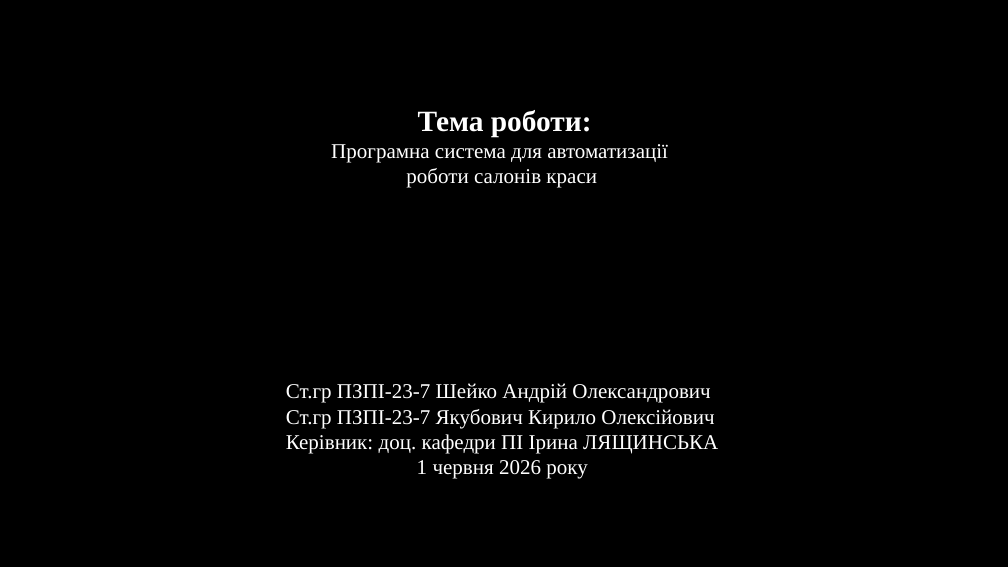
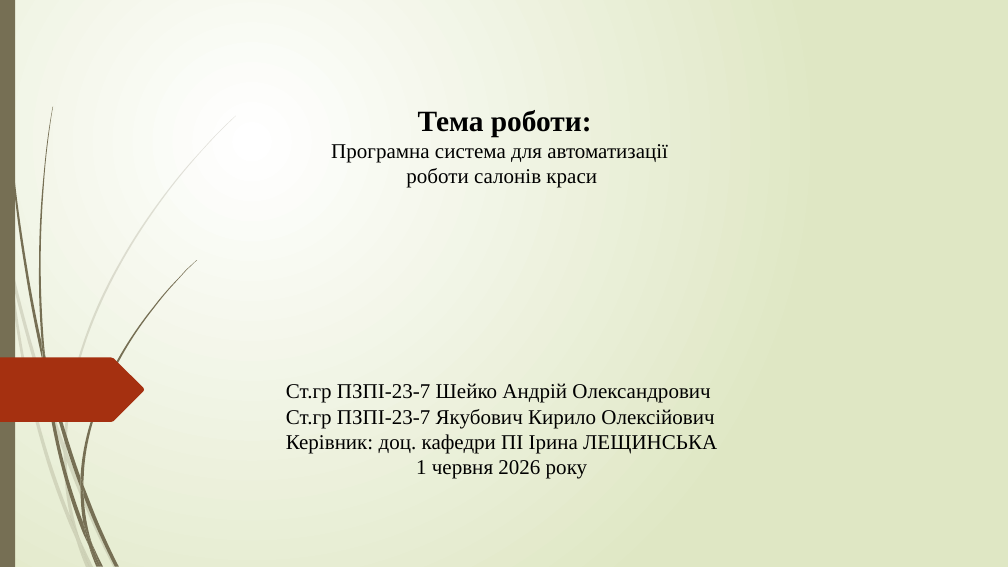
Before and after one commit to NureSheikoAndrii/2026_kkp-project, a slide deck: slide 1 of 2026_Б_ПІ_ПЗПІ-23-7_Шейко_А_О.pptx. Drawn at 1008x567 pixels with LibreOffice and Linux fonts; fonts in the diff are those of the drawing; background and template pictures are left out. Boxes give left, top, right and bottom in pixels: in the first picture for what was removed or moved away, otherwise in the second. Text is boxed around its words. In the diff, an @@ line names an element or a change of style, - is before the commit and + after.

```diff
--- a/2026_Б_ПІ_ПЗПІ-23-7_Шейко_А_О.pptx
+++ b/2026_Б_ПІ_ПЗПІ-23-7_Шейко_А_О.pptx
@@ background #000000 to gradient #FFFFFF to #DFE8C4 @@
@@ rectangle added at (0, 0, 15, 567), fill #766F54 @@
@@ text "Тема роботи:" at (331, 110, 668, 188): text colour #FFFFFF to #000000 @@
@@ freeform shape added at (0, 358, 144, 422), fill #A53010 @@
@@ text at (286, 383, 714, 479): text colour #FFFFFF to #000000 in "Ст.гр ПЗПІ-23-7 Шейко Андрій Олександрович", "Ст.гр ПЗПІ-23-7 Якубович Кирило Олексійович", "1 червня 2026 року" @@
@@ text at (286, 434, 717, 454): text changed; text colour #FFFFFF to #000000 @@
-Керівник: доц. кафедри ПІ Ірина ЛЯЩИНСЬКА
+Керівник: доц. кафедри ПІ Ірина ЛЕЩИНСЬКА
@@ group added at (0, 116, 236, 567): 10 freeform shapes @@
@@ group added at (2, 0, 197, 567): 12 freeform shapes @@
```
Also in this commit, not shown: 12 other slides changed, 4 slides added, 2 slides removed.
